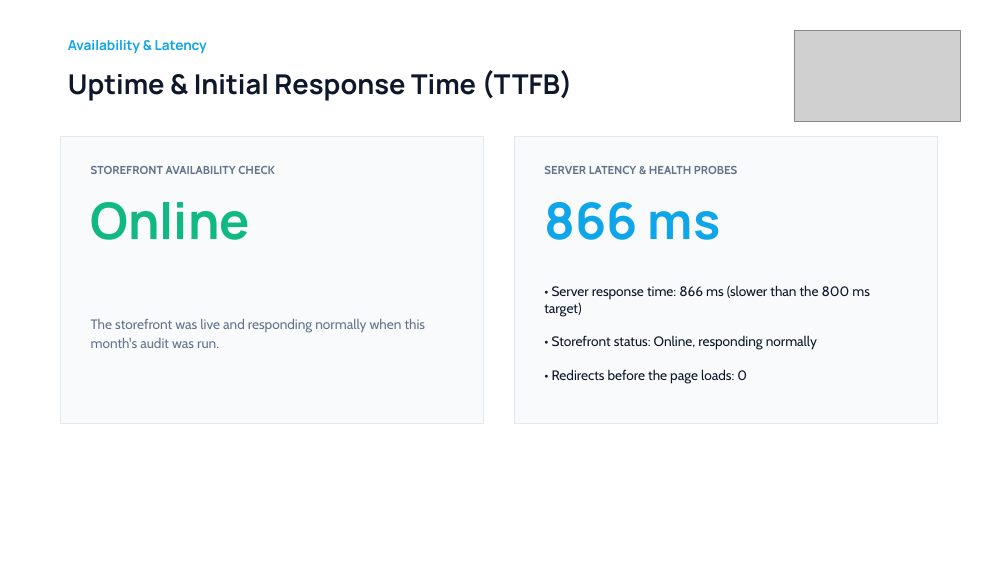
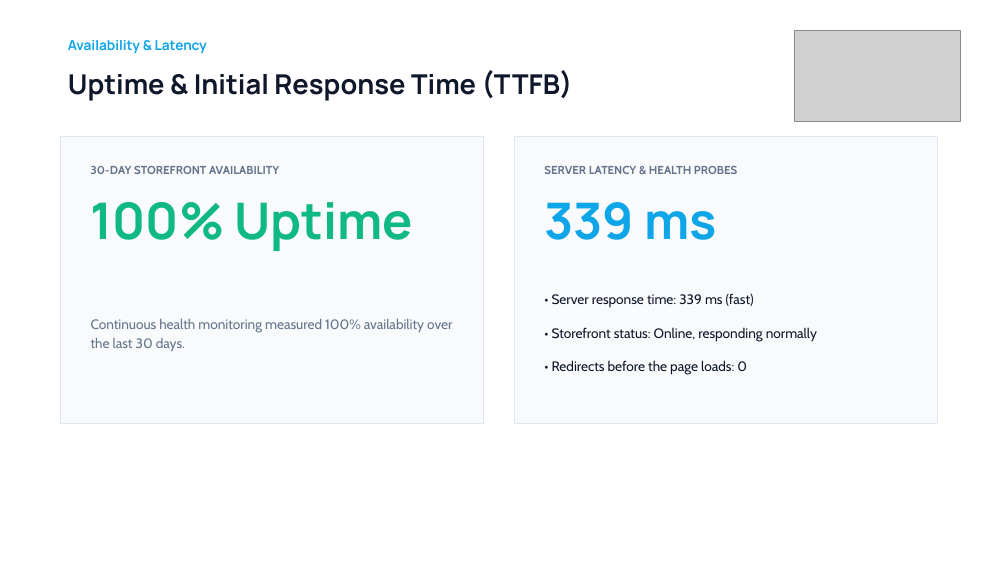
Before and after one commit to jash-webdesk/monthly-monitoring-testing-system, a slide deck: slide 3 of reports/genpet/2026-10/Genpet_Monthly_Optimization_Report_October_2026.pptx. Drawn at 1008x567 pixels with LibreOffice and Linux fonts; fonts in the diff are those of the drawing; grey boxes stand for pictures. Boxes give left, top, right and bottom in pixels: in the first picture for what was removed or moved away, otherwise in the second. Text is boxed around its words. In the diff, an @@ line names an element or a change of style, - is before the commit and + after.

```diff
--- a/reports/genpet/2026-10/Genpet_Monthly_Optimization_Report_October_2026.pptx
+++ b/reports/genpet/2026-10/Genpet_Monthly_Optimization_Report_October_2026.pptx
@@ text at bbox=[91, 166, 279, 174]: text changed @@
-STOREFRONT AVAILABILITY CHECK
+30-DAY STOREFRONT AVAILABILITY
@@ text at bbox=[91, 202, 413, 251]: text changed @@
-Online
+100% Uptime
@@ text at bbox=[544, 202, 717, 240]: text changed @@
-866 ms
+339 ms
@@ text at bbox=[552, 293, 754, 308]: text changed @@
-• Server response time: 866 ms (slower than the 800 ms target)
+• Server response time: 339 ms (fast)
@@ text at bbox=[91, 319, 452, 352]: text changed @@
-The storefront was live and responding normally when this month's audit was run.
+Continuous health monitoring measured 100% availability over the last 30 days.
```
Also in this commit, not shown: 2 other files.
